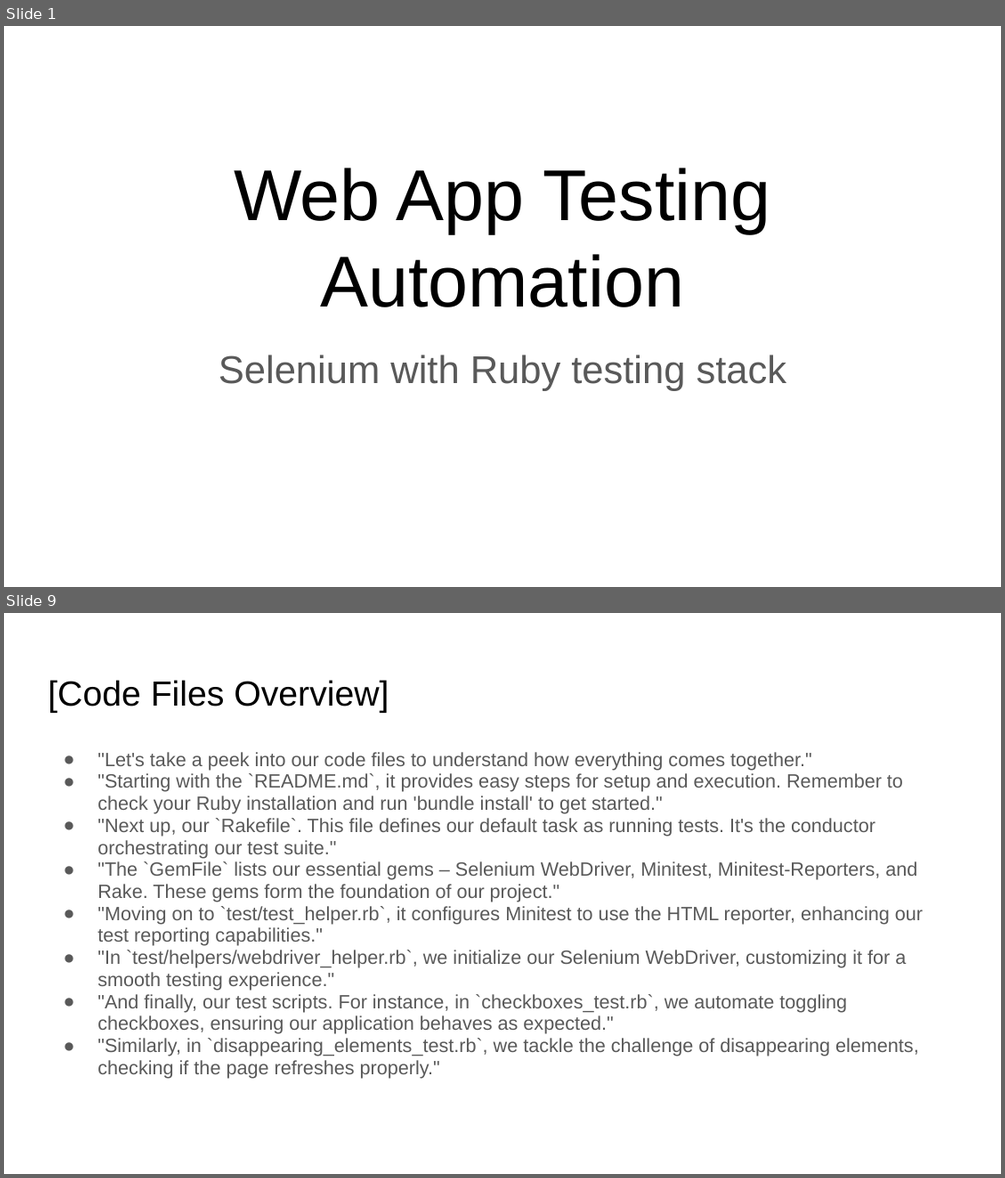
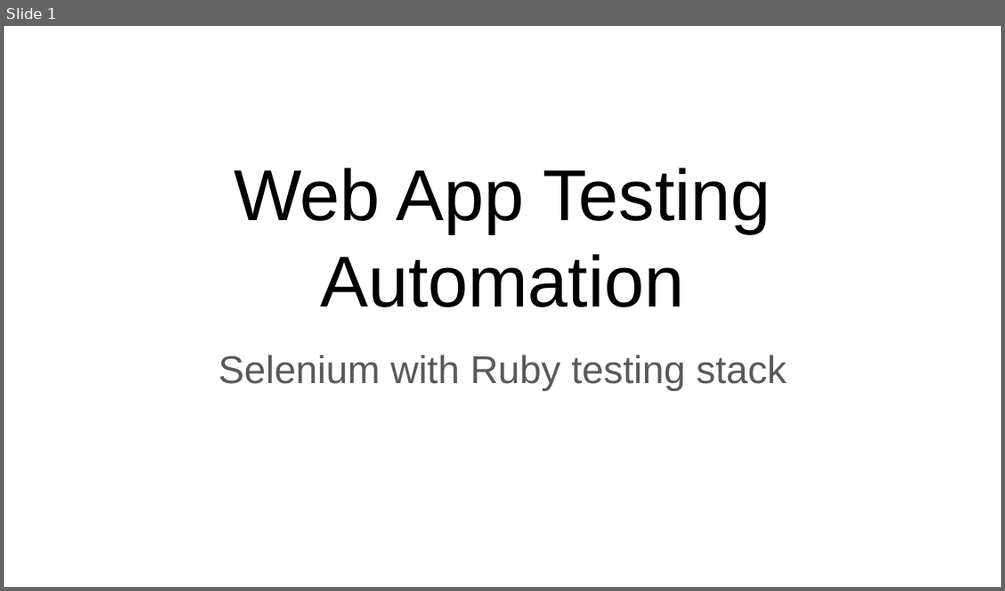
Before and after one commit to fawadmalik/end2EndAutomationWithRubyAndMinitestReport, a slide deck: docs/Web App Testing Automation.pptx. Shown one above the other, each under a label of ours: slides 1 and 9 before the commit, slide 1 after it; the slides between them are not shown. The pictures are 1005x1178 and 1005x591 pixels, drawn with LibreOffice and Linux fonts; fonts in the diff are those of the drawing. Boxes give left, top, right and bottom in pixels: in the first picture for what was removed or moved away, otherwise in the second. Text is boxed around its words. In the diff, an @@ line names an element or a change of style, - is before the commit and + after.

```diff
--- a/docs/Web App Testing Automation.pptx
+++ b/docs/Web App Testing Automation.pptx
@@ slide 9 removed at (4,613,1001,1174), background #FFFFFF @@
@@ title removed at (48,680,388,713) @@
-[Code Files Overview]
@@ text removed at (97,752,922,1078) @@
-● "Let's take a peek into our code files to understand how everything comes together."
-● "Starting with the `README.md`, it provides easy steps for setup and execution. Remember to check your Ruby installation and run 'bundle install' to get started."
-● "Next up, our `Rakefile`. This file defines our default task as running tests. It's the conductor orchestrating our test suite."
-● "The `GemFile` lists our essential gems – Selenium WebDriver, Minitest, Minitest-Reporters, and Rake. These gems form the foundation of our project."
-● "Moving on to `test/test_helper.rb`, it configures Minitest to use the HTML reporter, enhancing our test reporting capabilities."
-● "In `test/helpers/webdriver_helper.rb`, we initialize our Selenium WebDriver, customizing it for a smooth testing experience."
-● "And finally, our test scripts. For instance, in `checkboxes_test.rb`, we automate toggling checkboxes, ensuring our application behaves as expected."
-● "Similarly, in `disappearing_elements_test.rb`, we tackle the challenge of disappearing elements, checking if the page refreshes properly."
```
Also in this commit, not shown: 6 slides changed, 3 slides added, 6 other slides removed, 1 other file.
